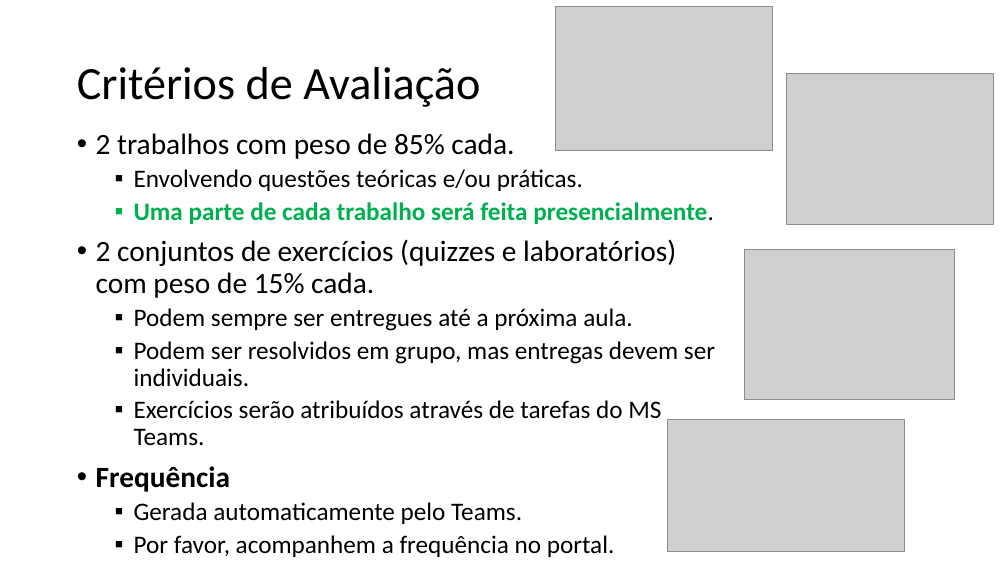
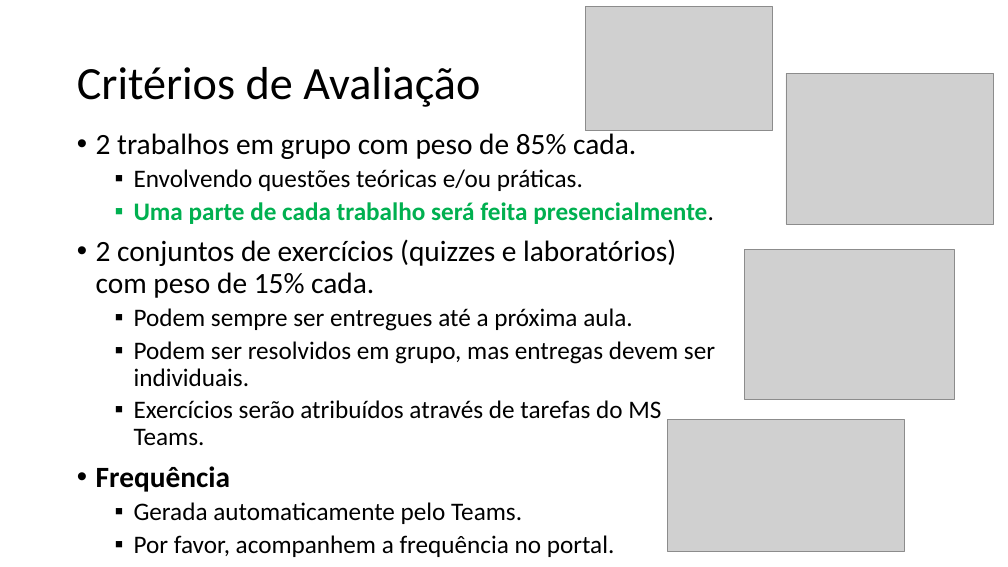
Before and after one commit to zz4fap/t320_aprendizado_de_maquina, a slide deck: slide 4 of slides/T320_Classificação (Parte I).pptx. Drawn at 1008x567 pixels with LibreOffice and Linux fonts; fonts in the diff are those of the drawing; grey boxes stand for pictures. Boxes give left, top, right and bottom in pixels: in the first picture for what was removed or moved away, otherwise in the second. Text is boxed around its words. In the diff, an @@ line names an element or a change of style, - is before the commit and + after.

```diff
--- a/slides/T320_Classificação (Parte I).pptx
+++ b/slides/T320_Classificação (Parte I).pptx
@@ picture: place and size @@
-picture at <box>556,6,772,150</box>
+picture at <box>585,6,773,131</box>
@@ text at <box>96,129,636,159</box>: text changed @@
-• 2 trabalhos com peso de 85% cada.
+• 2 trabalhos em grupo com peso de 85% cada.
```
Also in this commit, not shown: 2 other slides changed, 1 other file.
